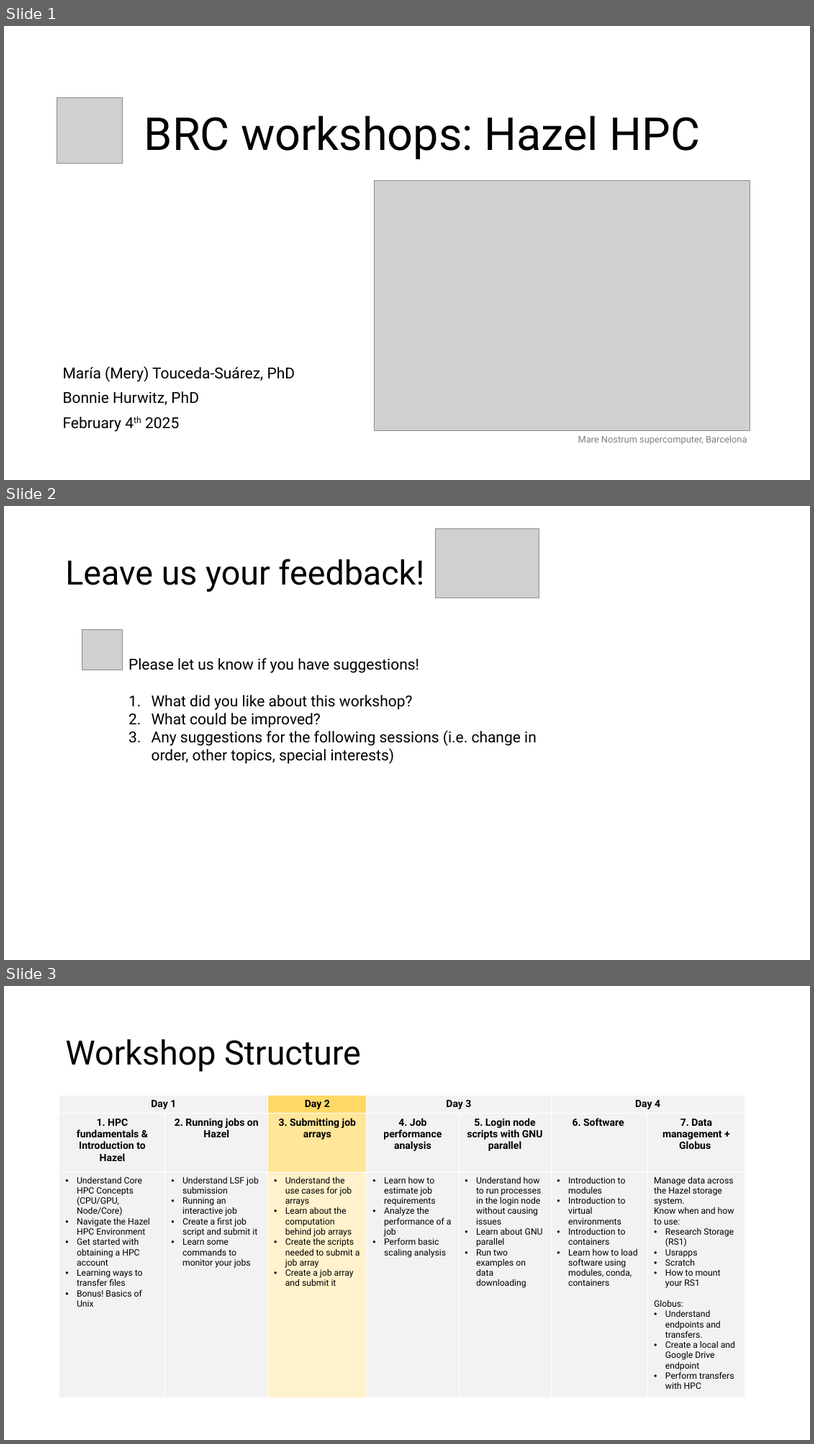
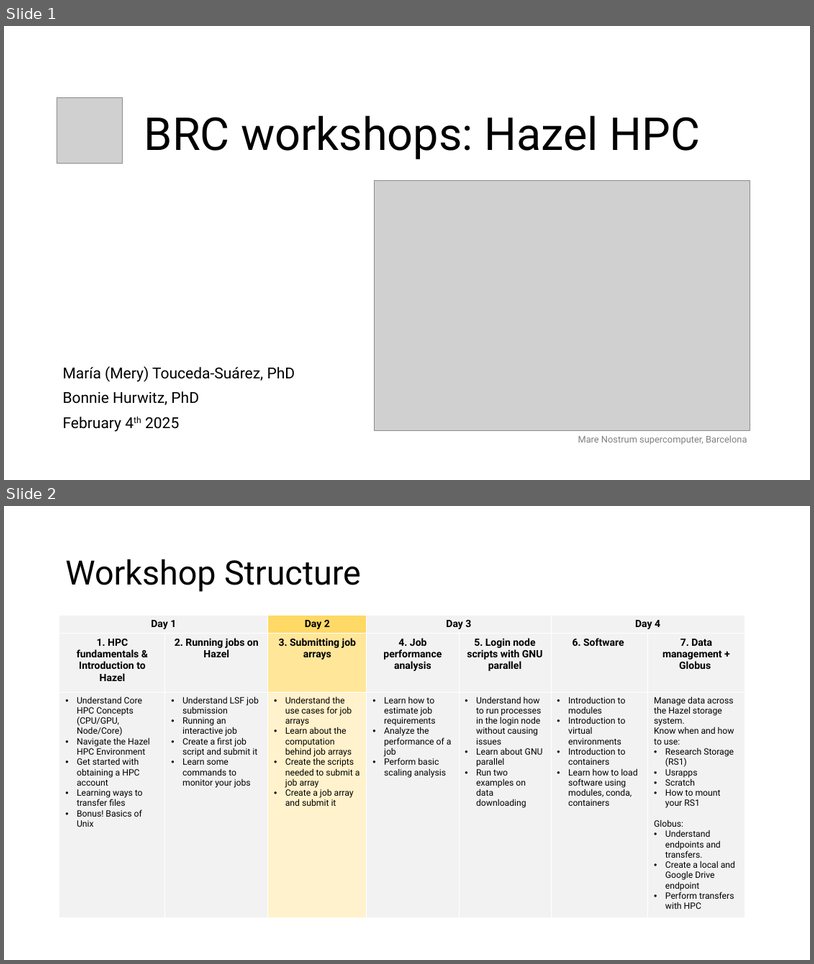
Before and after one commit to hurwitzlab/brc_hazel_training, a slide deck: slides/brc_hazel_week_d2.pptx. Shown one above the other, each under a label of ours: slides 1, 2 and 3 before the commit, slides 1 and 2 after it. The pictures are 814x1444 and 814x964 pixels, drawn with LibreOffice and Linux fonts; fonts in the diff are those of the drawing; grey boxes stand for pictures. Boxes give left, top, right and bottom in pixels: in the first picture for what was removed or moved away, otherwise in the second. Text is boxed around its words. In the diff, an @@ line names an element or a change of style, - is before the commit and + after.

```diff
--- a/slides/brc_hazel_week_d2.pptx
+++ b/slides/brc_hazel_week_d2.pptx
@@ slide 2 removed at (x1=4, y1=506, x2=810, y2=960), background #FFFFFF @@
@@ picture removed at (x1=435, y1=528, x2=540, y2=598) @@
@@ title removed at (x1=65, y1=559, x2=424, y2=592) @@
-Leave us your feedback!
@@ picture removed at (x1=82, y1=629, x2=123, y2=670) @@
@@ text removed at (x1=129, y1=658, x2=537, y2=764) @@
-Please let us know if you have suggestions!
-1. What did you like about this workshop?
-2. What could be improved?
-3. Any suggestions for the following sessions (i.e. change in order, other topics, special interests)
@@ what was slide 3 is now slide 2 @@
```
Also in this commit, not shown: 1 slide changed, 4 other files.
